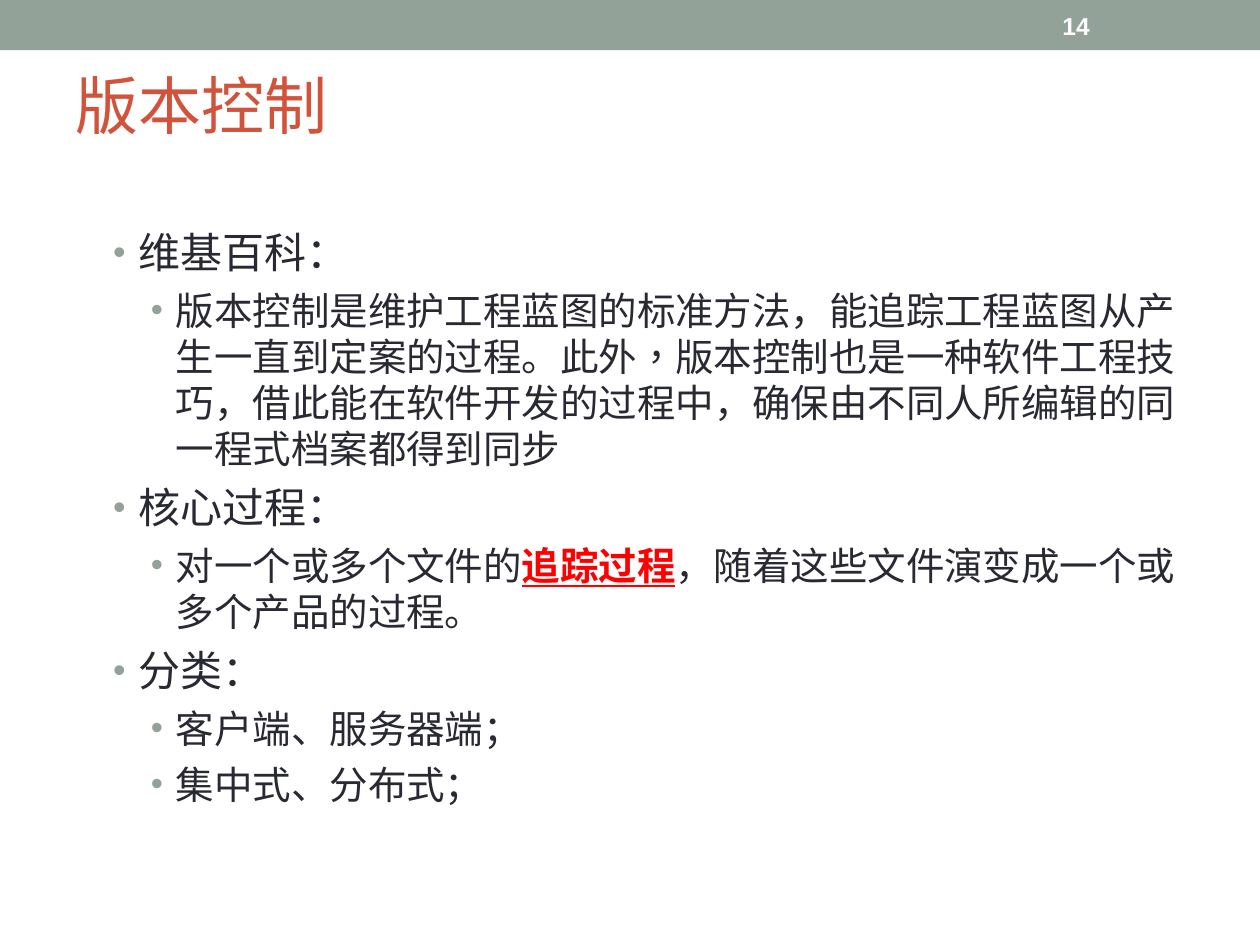
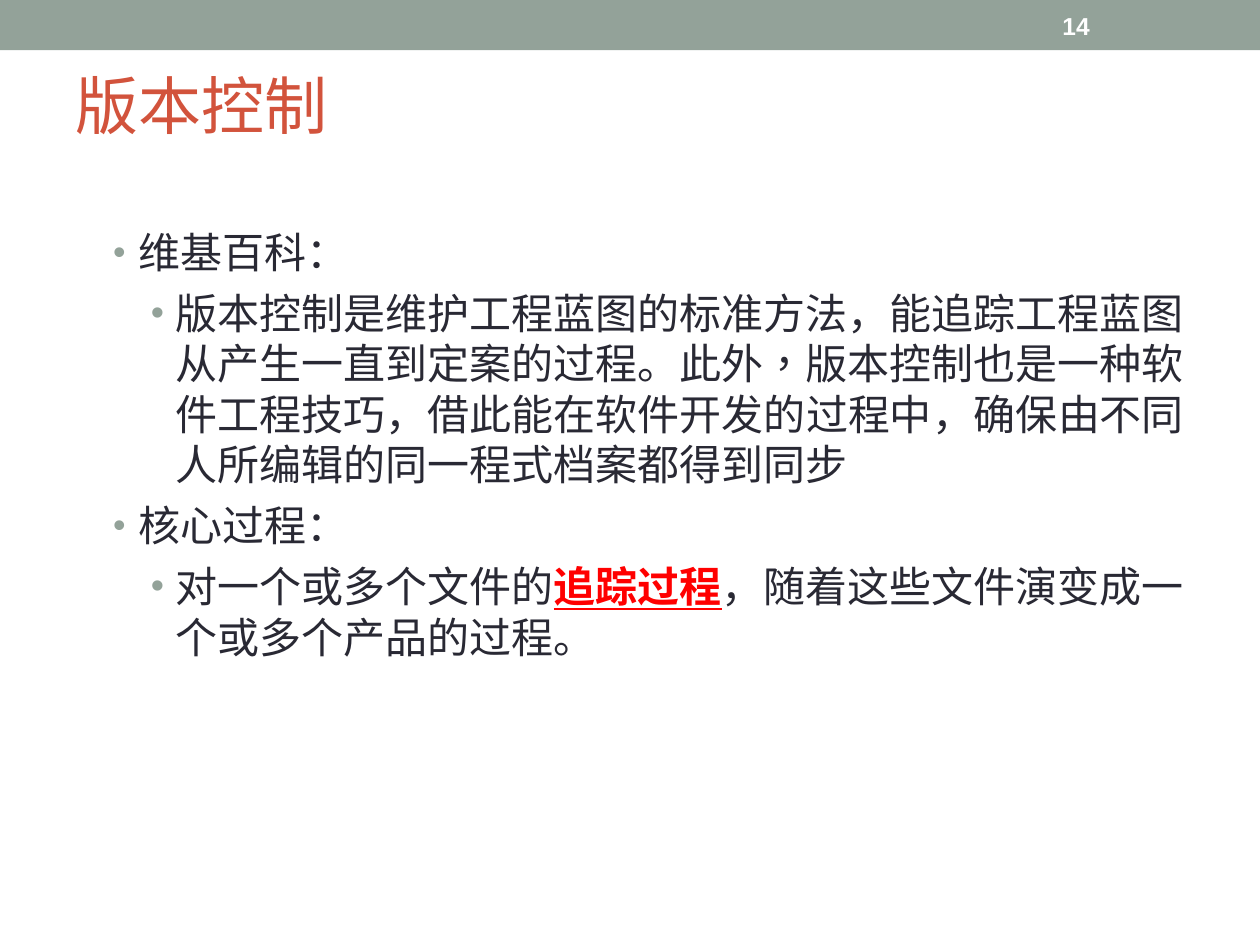
Before and after one commit to Lyon-NEU/Git, a slide deck: slide 14 of git.ppt. Drawn at 1260x945 pixels with LibreOffice and Linux fonts; fonts in the diff are those of the drawing. Boxes give left, top, right and bottom in pixels: in the first picture for what was removed or moved away, otherwise in the second. Text is boxed around its words. In the diff, an @@ line names an element or a change of style, - is before the commit and + after.

```diff
--- a/git.ppt
+++ b/git.ppt
@@ text at [176, 293, 1184, 657]: size 22 to 24 pt @@
@@ text at [138, 650, 522, 805]: paragraphs removed @@
-  • 分类：
-    • 客户端、服务器端；
-    • 集中式、分布式；
```
Also in this commit, not shown: 23 other slides changed, 13 slides added, 3 slides removed.
